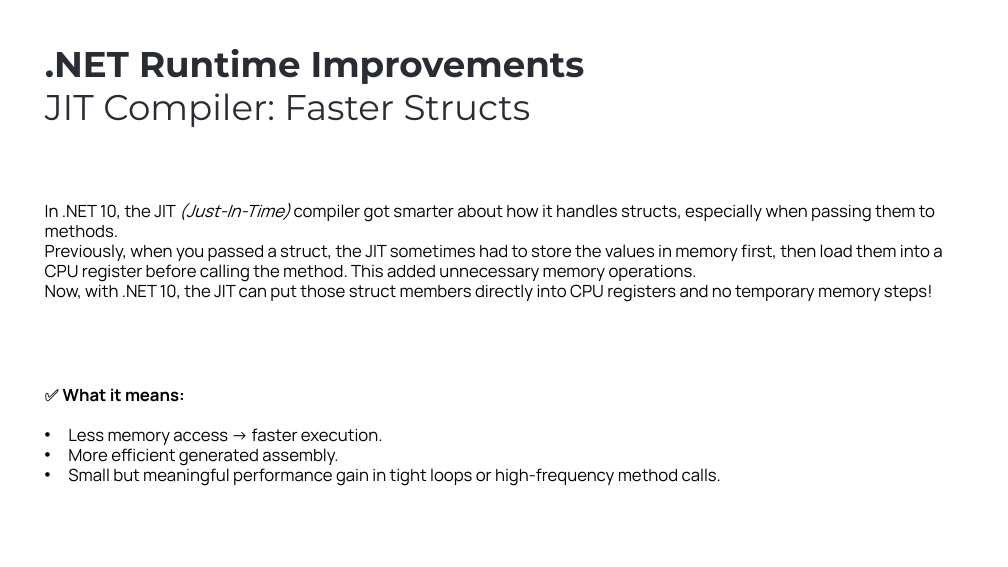
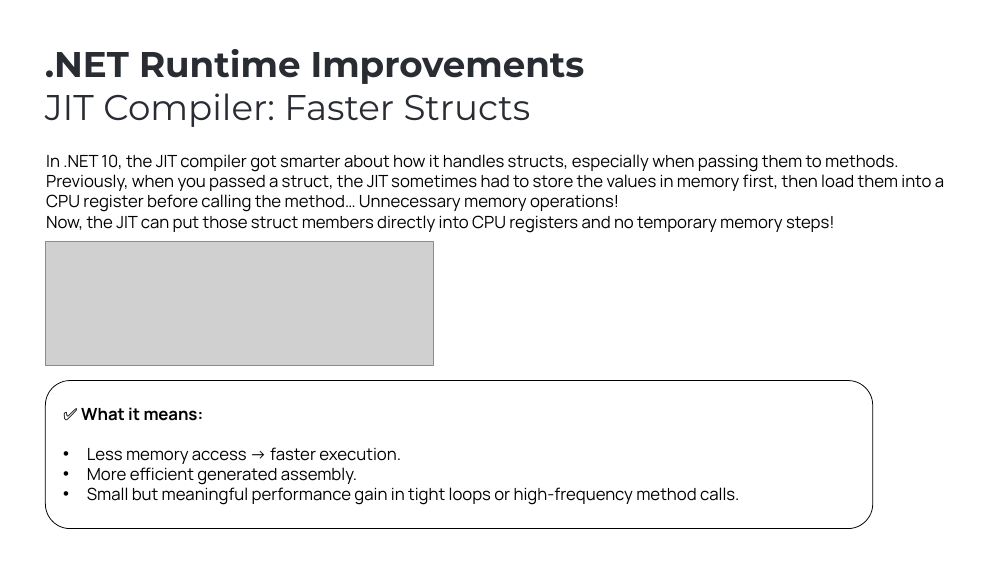
Before and after one commit to ebicoglu/presentations, a slide deck: slide 13 of abp-community-talks-2025.09.pptx. Drawn at 1008x567 pixels with LibreOffice and Linux fonts; fonts in the diff are those of the drawing; grey boxes stand for pictures; background and template pictures are left out. Boxes give left, top, right and bottom in pixels: in the first picture for what was removed or moved away, otherwise in the second. Text is boxed around its words. In the diff, an @@ line names an element or a change of style, - is before the commit and + after.

```diff
--- a/abp-community-talks-2025.09.pptx
+++ b/abp-community-talks-2025.09.pptx
@@ text at (x1=46, y1=154, x2=944, y2=233): text changed @@
-In .NET 10, the JIT (Just-In-Time) compiler got smarter about how it handles structs, especially when passing them to methods.
-Previously, when you passed a struct, the JIT sometimes had to store the values in memory first, then load them into a CPU register before calling the method. This added unnecessary memory operations.
-Now, with .NET 10, the JIT can put those struct members directly into CPU registers and no temporary memory steps!
+In .NET 10, the JIT compiler got smarter about how it handles structs, especially when passing them to methods. Previously, when you passed a struct, the JIT sometimes had to store the values in memory first, then load them into a CPU register before calling the method… Unnecessary memory operations!
+Now, the JIT can put those struct members directly into CPU registers and no temporary memory steps!
@@ picture added at (x1=45, y1=242, x2=434, y2=367) @@
@@ rounded rectangle added at (x1=45, y1=380, x2=873, y2=529), outline #000000 0.75 pt @@
@@ text "✅ What it means:" moved from (x1=63, y1=388, x2=721, y2=486) to (x1=81, y1=407, x2=739, y2=505) @@
```
Also in this commit, not shown: 16 other slides changed, 2 slides added, 1 slide removed.
